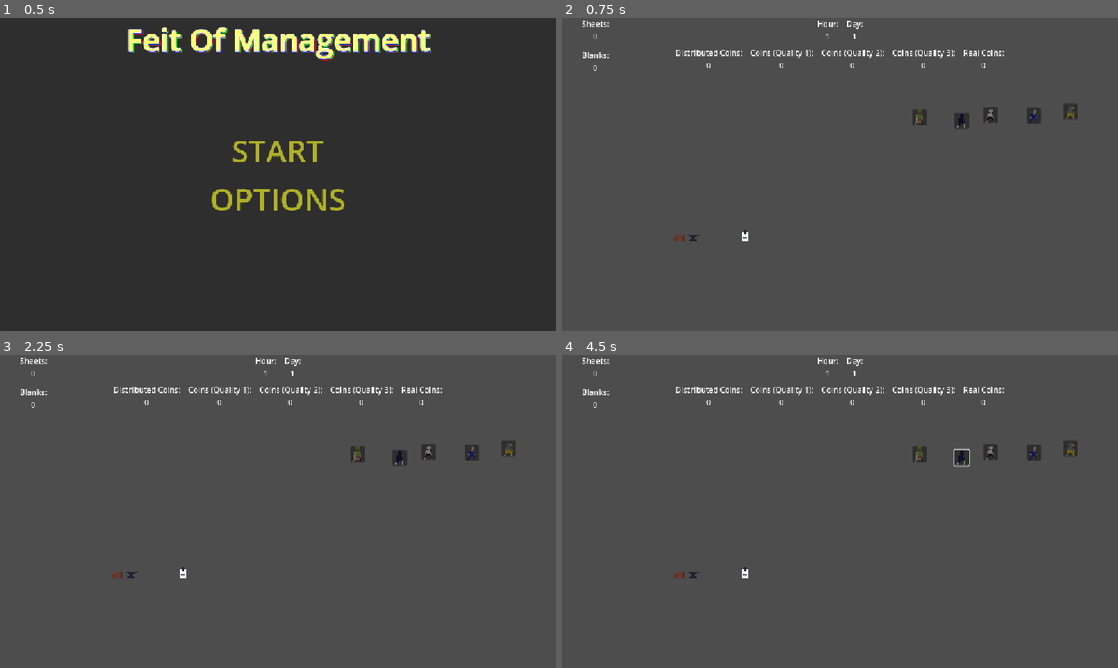
Above: before the commit, frames 1-4 (two rows, left to right).
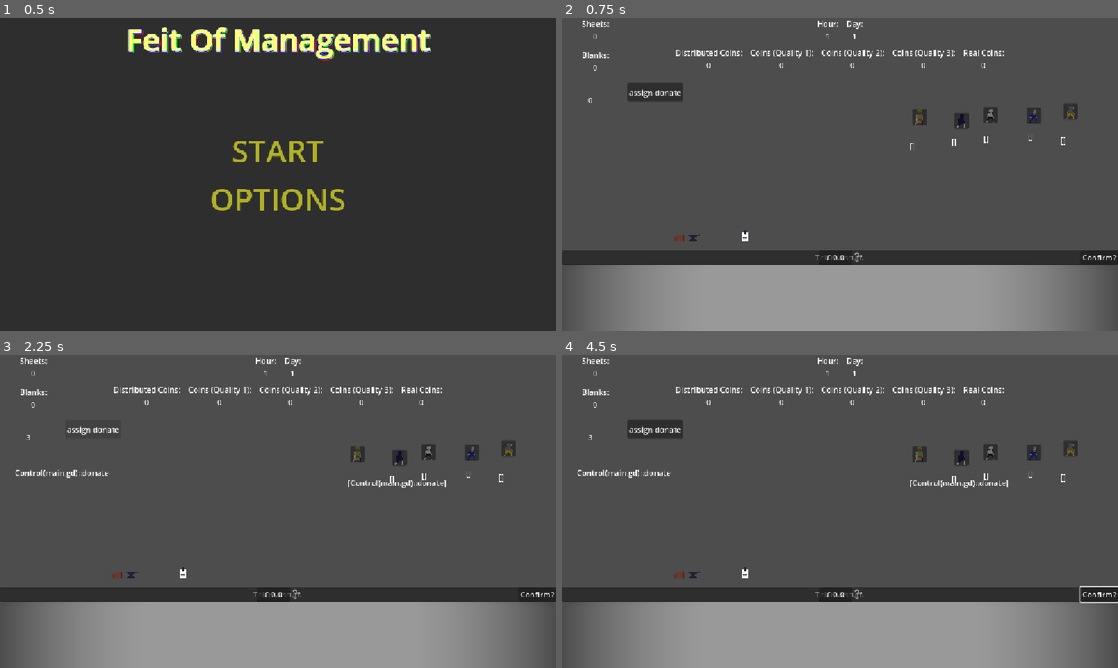
Above: after the commit, the same moments.

Repository: FreeformWave544/FeitOfManagement
Game: Godot game, scene res://UI/MainMenu.tscn
Same seed, same stepped clock (60 frames per second), same inputs: the game is played once before the commit and once after it.
Inputs (mouse positions are in pixels of both pictures, inside the frame that each line leads up to):
- Up to frame 1 (0.5 s): no input
- Up to frame 2 (0.75 s): click "START" at 0.5 s
- Up to frame 3 (2.25 s): click (355, 455) at 1.25 s; click (94, 430) at 2 s, where only the run after the commit has a clickable "assign donate"
- Up to frame 4 (4.5 s): click (1101, 592) at 2.75 s, where only the run after the commit has a clickable "Confirm?"; click (1101, 592) at 3.5 s, where only the run after the commit has a clickable "Confirm?"; tap Enter (ui_accept) at 4.25 s; move the mouse to (962, 495) at 4.27 s; hold Right (ui_right) from 4.28 s (still down); click (962, 495) at 4.42 s

Frame 1 is identical in both runs. In frame 2, 24% of the frame differs, in the area x 0-100%, y 20-100%; in frame 3, 24%; in frame 4, 24%.

Commit message:
the system works %70 as intended
some labels were added, the assign task and unassign task systems were implemented

Diff:
--- a/Scenes/Main.tscn
+++ b/Scenes/Main.tscn
@@ -28,6 +28,20 @@
 outline_size = 5
 outline_color = Color(0.6745098, 1, 1, 1)
 
+[sub_resource type="GDScript" id="GDScript_50glp"]
+script/source = "extends Label
+
+
+# Called when the node enters the scene tree for the first time.
+func _ready() -> void:
+	pass # Replace with function body.
+
+
+# Called every frame. 'delta' is the elapsed time since the previous frame.
+func _process(delta: float) -> void:
+	pass
+"
+
 [node name="Main" type="Control" unique_id=1253290123]
 layout_mode = 3
 anchors_preset = 15
@@ -46,31 +60,6 @@
 layout_mode = 2
 alignment = 1
 
-[node name="Coins" type="Panel" parent="." unique_id=1970488315]
-visible = false
-layout_mode = 0
-offset_left = 326.0
-offset_top = 74.0
-offset_right = 826.0
-offset_bottom = 574.0
-
-[node name="VBoxContainer" type="VBoxContainer" parent="Coins" unique_id=1051291516]
-layout_mode = 1
-anchors_preset = 15
-anchor_right = 1.0
-anchor_bottom = 1.0
-grow_horizontal = 2
-grow_vertical = 2
-alignment = 1
-
-[node name="Real" type="Button" parent="Coins/VBoxContainer" unique_id=328613002]
-layout_mode = 2
-text = "Real Coin"
-
-[node name="Fake" type="Button" parent="Coins/VBoxContainer" unique_id=1577274035]
-layout_mode = 2
-text = "Fake Coin"
-
 [node name="Stats" type="HBoxContainer" parent="." unique_id=114771017]
 layout_mode = 0
 offset_right = 1152.0
@@ -147,7 +136,6 @@
 horizontal_alignment = 1
 
 [node name="User" type="Control" parent="." unique_id=287298829]
-visible = false
 layout_mode = 1
 anchors_preset = 15
 anchor_right = 1.0
@@ -273,9 +261,74 @@
 [node name="tech" parent="." unique_id=872409916 instance=ExtResource("8_grg3l")]
 position = Vector2(1054, 193)
 
-[connection signal="pressed" from="Coins/VBoxContainer/Real" to="." method="_on_real_pressed"]
-[connection signal="pressed" from="Coins/VBoxContainer/Fake" to="." method="_on_fake_pressed"]
+[node name="actions label" type="Label" parent="." unique_id=82289255]
+layout_mode = 0
+offset_left = 31.0
+offset_top = 232.0
+offset_right = 318.0
+offset_bottom = 363.0
+script = SubResource("GDScript_50glp")
+
+[node name="char label" type="Label" parent="." unique_id=1613816307]
+layout_mode = 0
+offset_left = 54.0
+offset_top = 159.0
+offset_right = 94.0
+offset_bottom = 182.0
+
+[node name="Button" type="Button" parent="." unique_id=1345817625]
+layout_mode = 0
+offset_left = 135.0
+offset_top = 135.0
+offset_right = 251.0
+offset_bottom = 173.0
+text = "assign donate"
+
+[node name="leader action" type="Label" parent="." unique_id=1691489708]
+layout_mode = 0
+offset_left = 873.0
+offset_top = 237.0
+offset_right = 913.0
+offset_bottom = 260.0
+
+[node name="black smith action" type="Label" parent="." unique_id=636546369]
+layout_mode = 0
+offset_left = 807.0
+offset_top = 245.0
+offset_right = 847.0
+offset_bottom = 268.0
+
+[node name="artist action" type="Label" parent="." unique_id=1675300987]
+layout_mode = 0
+offset_left = 720.0
+offset_top = 253.0
+offset_right = 760.0
+offset_bottom = 276.0
+
+[node name="sales man action" type="Label" parent="." unique_id=1126097609]
+layout_mode = 0
+offset_left = 965.0
+offset_top = 233.0
+offset_right = 1005.0
+offset_bottom = 256.0
+
+[node name="tech action" type="Label" parent="." unique_id=2033572166]
+layout_mode = 0
+offset_left = 1033.0
+offset_top = 241.0
+offset_right = 1073.0
+offset_bottom = 264.0
+
 [connection signal="pressed" from="User/Confirm" to="." method="_on_confirm_pressed"]
 [connection signal="pressed" from="artist/Button" to="." method="_on_button_pressed"]
+[connection signal="pressed" from="blacksmith/Button" to="." method="_on_blacksmith_button_pressed"]
+[connection signal="pressed" from="leader/Button" to="." method="_on_leader_button_pressed"]
+[connection signal="pressed" from="sales_man/Button" to="." method="_on_salesman_button_pressed"]
+[connection signal="pressed" from="tech/Button" to="." method="_on_tech_button_pressed"]
+[connection signal="pressed" from="Button" to="." method="_on_assign_donate_button_pressed"]
 
 [editable path="artist"]
+[editable path="blacksmith"]
+[editable path="leader"]
+[editable path="sales_man"]
+[editable path="tech"]
--- a/Scenes/main.gd
+++ b/Scenes/main.gd
@@ -2,12 +2,14 @@
 
 
 
-var char
-var leader
-var blacksmith
-var artist
-var tech
-var salesman
+var char :int = 0
+var character_actions = {
+	1:[],
+	2:[],
+	3:[],
+	4:[],
+	5:[]
+}
 
 
 
@@ -48,12 +50,6 @@
 	coins["cQ2"] += 20
 	_update_UI()
 
-
-func double_counterfeit():
-	blanks -= 30
-	coins["cQ2"] += 10
-	coins["cQ1"] += 20
-	_update_UI()
 
 
 var goods := 0
@@ -123,7 +119,7 @@
 	trade(7,"blanks", 10, 1)
 
 func donate():
-	trade(50, "sus", -1, 1)
+	trade(50, "sus", -1, 5)
 
 func sell_goods():
 	goods -= 3
@@ -139,8 +135,32 @@
 
 
 
+@onready var char_label: Label = $"char label"
+@onready var actions_label: Label = $"actions label"
+@onready var leader_action: Label = $"leader action"
+@onready var black_smith_action: Label = $"black smith action"
+@onready var artist_action: Label = $"artist action"
+@onready var sales_man_action: Label = $"sales man action"
+@onready var tech_action: Label = $"tech action"
+
+
+
+func _process(delta: float) -> void:
+	actions_label.text = ",".join(actions)
+	char_label.text = str(char)
+	leader_action.text = str(character_actions[1])
+	black_smith_action.text = str(character_actions[2])
+	artist_action.text = str(character_actions[3])
+	sales_man_action.text = str(character_actions[4])
+	tech_action.text = str(character_actions[5])
+
+
+
+
+
+
 #TIME SYSTEM
-var actions:Array[Callable] = []
+var actions:Array[Callable]
 #time of day
 var tod:int :
 		set (new):
@@ -148,22 +168,23 @@
 
 var day:int
 
-#conrta = contradict
-func assign_task(task,contras,character,eligs):
+#conrta = contradict elig = eligable
+func assign_task(task,contras:Array,character,eligs):
+	unassign_task(actions, contras)
+	unassign_task(character_actions, contras)
 	for item in eligs:
-		if char == item:
-
+		if character == item:
 			actions.append(task)
+			character_actions[char].append(task)
+
+
+
+
+
+func unassign_task(aray, contras):
 	for item in contras:
-		unassign_task(item)
-
-
-
-
-
-func unassign_task(task):
-	for item in task:
-		actions.erase(task)
+		aray.erase(item)
+	#pass
 
 
 
@@ -196,5 +217,37 @@
 	$FadeBox.color.a = 0.0
 
 
+
+
+
+
+
+
+
+
+
 func _on_button_pressed() -> void:
 	char = 3
+
+
+func _on_blacksmith_button_pressed() -> void:
+	char = 2
+
+
+func _on_leader_button_pressed() -> void:
+	char = 1
+
+
+
+func _on_salesman_button_pressed() -> void:
+	char = 4
+
+
+func _on_tech_button_pressed() -> void:
+	char = 5
+
+
+var donate_contras = [donate]
+var donate_eligs = [3,4]
+func _on_assign_donate_button_pressed() -> void:
+	assign_task(donate,donate_contras,char,donate_eligs)
